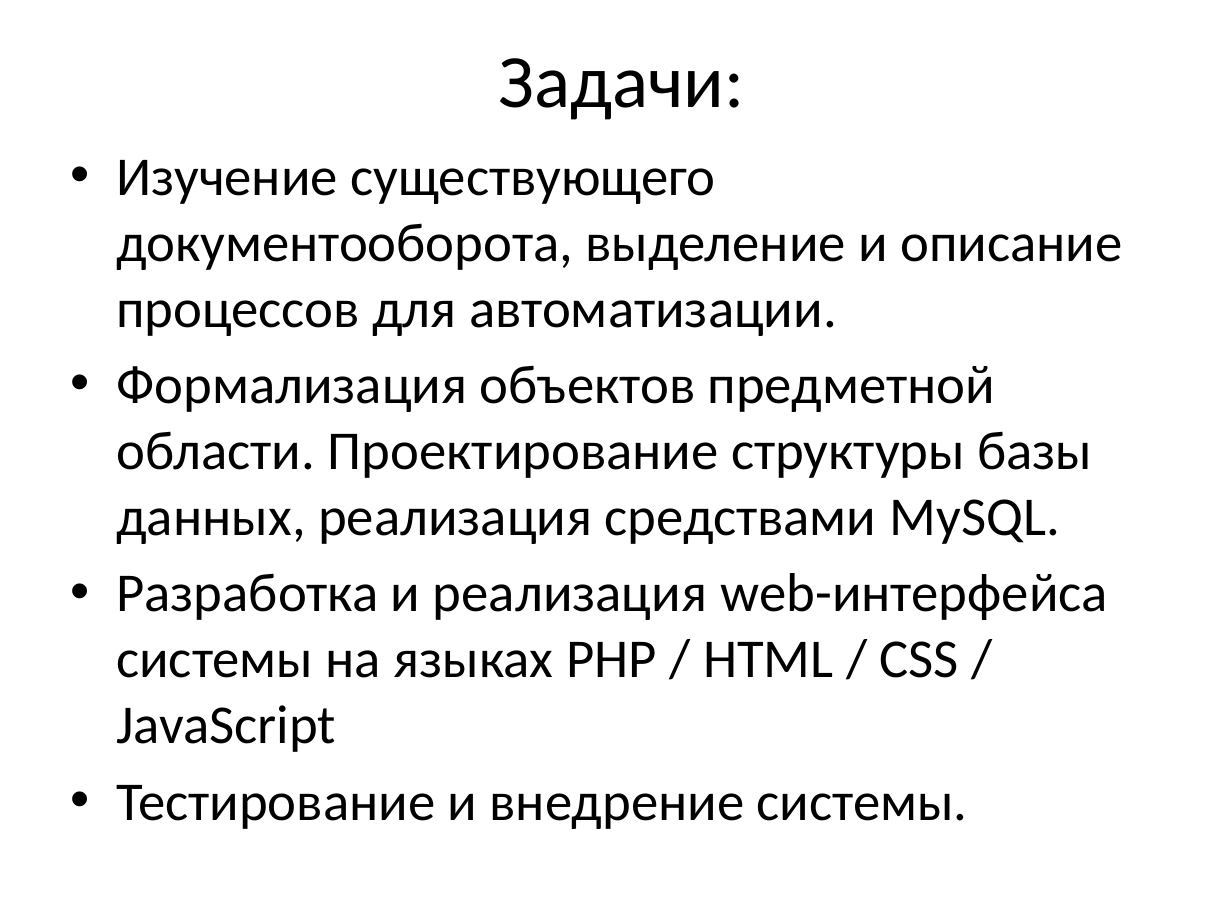
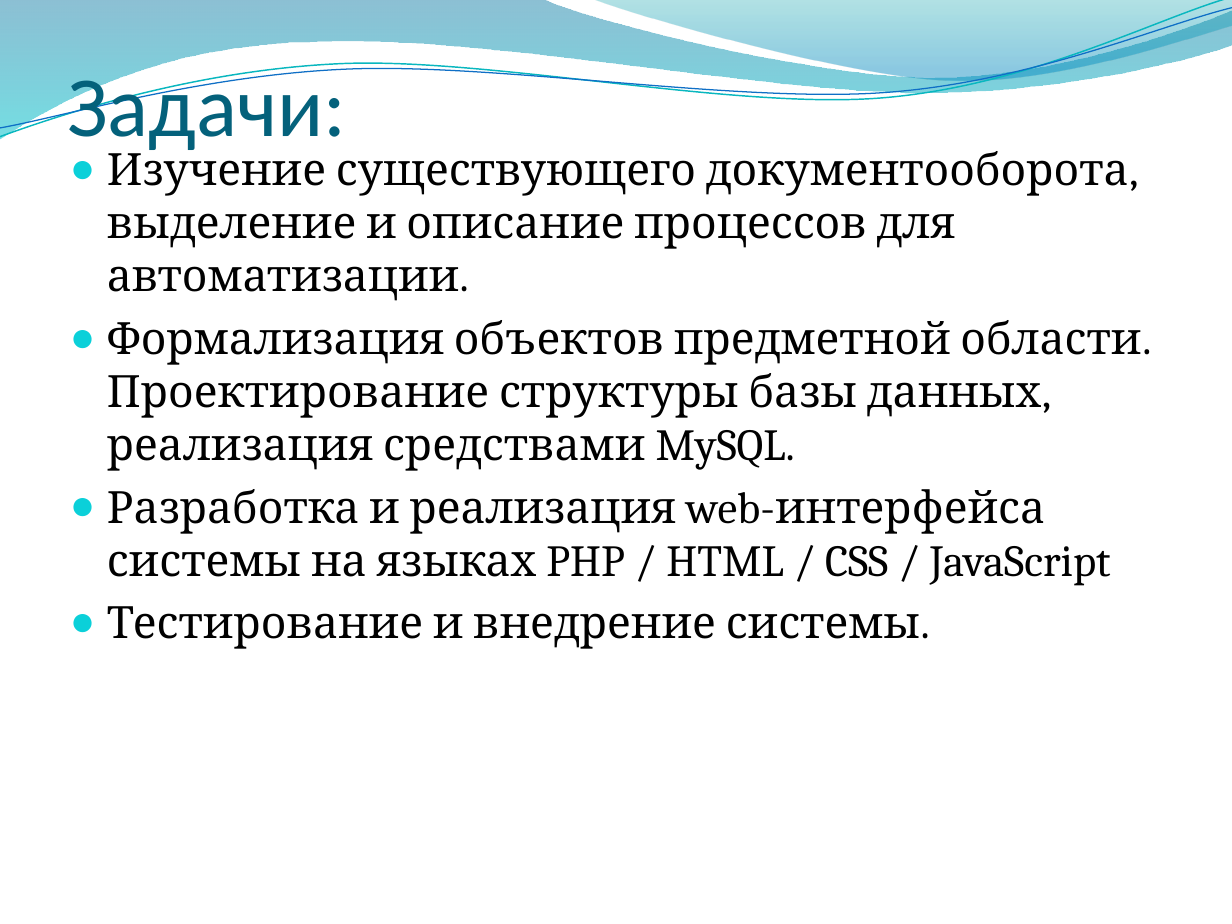
Before and after one commit to stden/diplomx, a slide deck: slide 2 of Шустров Александр Борисович/Презентация - Шустров Александр Борисович.pptx. Drawn at 1232x924 pixels with LibreOffice and Linux fonts; fonts in the diff are those of the drawing; background and template pictures are left out. Boxes give left, top, right and bottom in pixels: in the first picture for what was removed or moved away, otherwise in the second. Text is boxed around its words. In the diff, an @@ line names an element or a change of style, - is before the commit and + after.

```diff
--- a/Шустров Александр Борисович/Презентация - Шустров Александр Борисович.pptx
+++ b/Шустров Александр Борисович/Презентация - Шустров Александр Борисович.pptx
@@ freeform shape added at bbox=[0, 0, 1232, 139], fill gradient #0074A1 to #00C6CF @@
@@ freeform shape added at bbox=[0, 0, 1232, 144], outline #0AB8BF 0.85 pt @@
@@ freeform shape added at bbox=[0, 8, 1232, 137], outline #0F6FC6 0.75 pt @@
@@ title "Задачи:" at bbox=[67, 65, 346, 156]: size 44 to 50 pt, text colour #000000 to #04617B; alignment centre to left; vertical alignment middle to bottom @@
@@ freeform shape added at bbox=[590, 0, 1232, 85], fill gradient #00A1A9 to #008BBF @@
@@ text "Изучение существующего документооборота, выделение и ..." at bbox=[107, 144, 1141, 649]: size 32 to 26 pt, font Calibri to Cambria; bullet • to ●; less space between paragraphs @@
```
Also in this commit, not shown: 10 other slides changed, 2 slides added, 5 other files.
